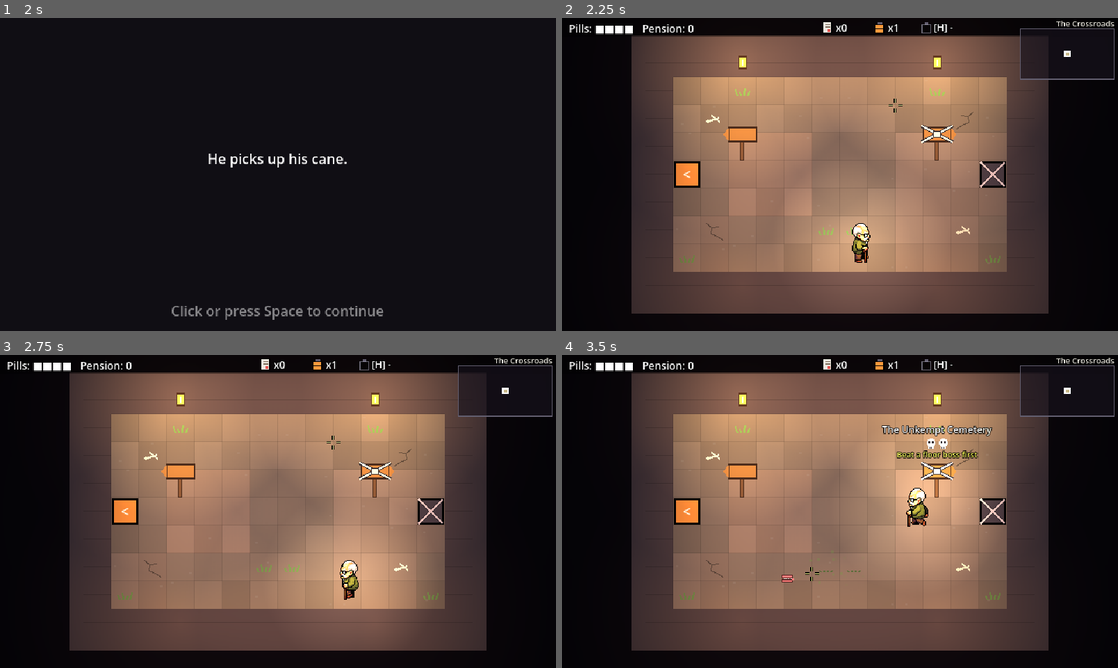
Above: before the commit, frames 1-4 (two rows, left to right).
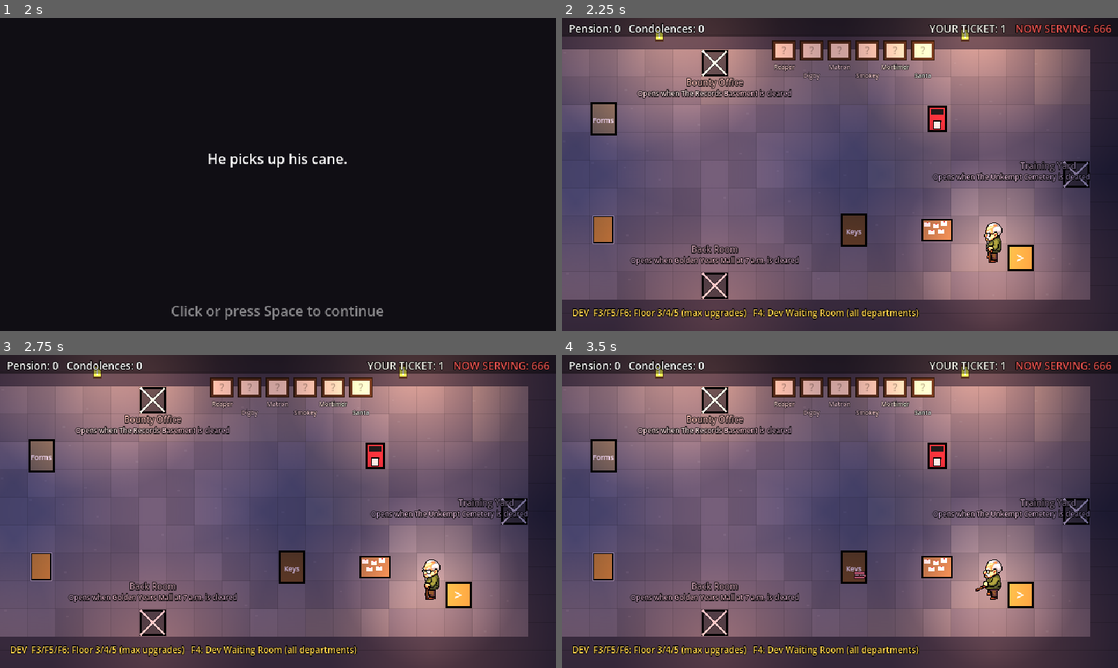
Above: after the commit, the same moments.

Repository: B1nKaTa/game
Game: Godot game, scene res://scenes/boot.tscn
Same seed, same stepped clock (60 frames per second), same inputs: the game is played once before the commit and once after it.
Inputs (mouse positions are in pixels of both pictures, inside the frame that each line leads up to):
- Up to frame 1 (2 s): tap Space (dodge) at 0.5, 1.25, 1.55 s; move the mouse to (400, 158) at 0.52 s; press the mouse at (400, 158) at 0.53 s; hold D (move_right) 0.53-1.28 s; tap Enter (ui_accept) at 0.77, 1.52 s; tap Q (bomb) at 0.8, 1.35 s; move the mouse to (166, 190) at 1.27 s; release the mouse at (166, 190) at 1.28 s; hold S (move_down) from 1.28 s (still down)
- Up to frame 2 (2.25 s): tap Space (dodge) at 2 s; move the mouse to (895, 105) at 2.02 s; release S (move_down) at 2.03 s; hold D (move_right) from 2.03 s (still down); hold Space (dodge) from 2.03 s (still down)
- Up to frame 3 (2.75 s): keep holding D (move_right); keep holding Space (dodge); tap E (interact) at 2.3 s
- Up to frame 4 (3.5 s): move the mouse to (812, 574) at 2.77 s; release D (move_right) at 2.78 s; release Space (dodge) at 2.78 s; hold W (move_up) from 2.78 s (still down); tap E (interact) at 2.85 s; click (812, 574) at 2.92 s; tap Enter (ui_accept) at 3.02 s; right-click (812, 574) at 3.05 s

Frame 1 is identical in both runs. In frame 2, 95% of the frame differs, in the area x 0-100%, y 0-100%; in frame 3, 95%; in frame 4, 96%.
Error after the commit: Parse Error: Could not resolve class "ShipRoll", because of a parser error. (res://scripts/world/ship_deck.gd:30)

Commit message:
Add the rolling deck hazard for the Last Resort Cruise
A layout opts in with ship_rolls. Every nine seconds a horn and a big
arrow warn of the side, then Grandpa, walkers and loose pickups slide
that way for two seconds. Dodges, running charges and bosses keep their
footing, the deck by each door stays steady, and a boss can order a
harder roll. Written and tested in code only: nothing has been run.

Co-Authored-By: Claude Opus 5.5 <noreply@anthropic.com>

Diff:
--- a/scripts/actors/enemy.gd
+++ b/scripts/actors/enemy.gd
@@ -276,6 +276,8 @@
 		velocity += _push
 	if rides_strips() and is_inside_tree():
 		velocity += ConveyorStrip.carry_at(get_tree(), global_position)
+	if slides_with_roll() and is_inside_tree():
+		velocity += ShipDeck.slide_at(get_tree(), global_position)
 	_knockback = _knockback.lerp(Vector2.ZERO, minf(KNOCKBACK_DECAY * delta, 1.0))
 	move_and_slide()
 	if def.ignores_walls or submerged:
@@ -349,6 +351,11 @@
 # and something bolted to a wall never moves.
 func rides_strips() -> bool:
 	return def != null and not def.ignores_walls and not def.wall_mounted and not submerged and not _holding_lane
+
+
+# A rolling deck slides whatever walks on it, as a strip carries it, but a boss keeps its footing.
+func slides_with_roll() -> bool:
+	return rides_strips() and not def.is_boss
 
 
 # A dash or charge calls this each frame it runs, so a strip never carries it off the lane it warned.
--- a/scripts/actors/player.gd
+++ b/scripts/actors/player.gd
@@ -359,6 +359,8 @@
 		# An escalator strip carries him on top of his walk. A dodge goes where it is aimed instead.
 		if _feet != null and is_inside_tree():
 			velocity += ConveyorStrip.carry_at(get_tree(), _feet.global_position)
+			# A rolling deck slides him too. A dodge holds him where it is aimed instead.
+			velocity += ShipDeck.slide_at(get_tree(), _feet.global_position)
 		if not _visual.is_playing_once():
 			_visual.play("walk" if input != Vector2.ZERO else "idle")
 	if _push_left > 0.0:
--- a/scripts/content/room_layout.gd
+++ b/scripts/content/room_layout.gd
@@ -148,6 +148,9 @@
 @export var rows: PackedStringArray = []
 # The room's escalator strips reverse every few seconds, after a chime. Old layouts have none.
 @export var strips_reverse: bool = false
+# The Last Resort Cruise: the room's deck rolls every few seconds, after a horn. It lays no tile, so it
+# has no symbol. Old layouts never roll.
+@export var ship_rolls: bool = false
 
 
 # The way a strip symbol runs, or zero for anything else.
--- /dev/null
+++ b/scripts/core/ship_roll.gd
@@ -0,0 +1,75 @@
+class_name ShipRoll
+extends RefCounted
+
+# When the ship rolls. Each period the deck lies quiet, then the horn sounds and an arrow shows the side
+# for `horn` seconds, and for the last `slide` seconds of the period everyone on the deck slides that
+# way. The deck only ever tips to port or to starboard, left or right. An offset moves the whole cycle
+# later, so neighbouring rooms never roll in step. The roll never hurts anyone.
+enum { QUIET, HORN, SLIDE }
+
+const PERIOD := 9.0
+const HORN := 1.5
+const SLIDE := 2.0
+# How fast the roll carries whoever stands on the deck, on top of their own walk. Grandpa walks at
+# 120, so he can still walk against it, slowly.
+const SPEED := 70.0
+const SIDES: Array[Vector2] = [Vector2.LEFT, Vector2.RIGHT]
+
+var period := PERIOD
+var horn := HORN
+var slide := SLIDE
+var offset := 0.0
+
+
+func _init(period_seconds := PERIOD, horn_seconds := HORN, slide_seconds := SLIDE, offset_seconds := 0.0) -> void:
+	period = maxf(period_seconds, 0.01)
+	slide = clampf(slide_seconds, 0.0, period)
+	horn = clampf(horn_seconds, 0.0, period - slide)
+	offset = offset_seconds
+
+
+# How far into its period the deck is, from 0 up to the period.
+func phase_at(time: float) -> float:
+	return fposmod(time - offset, period)
+
+
+func state_at(time: float) -> int:
+	var phase := phase_at(time)
+	if phase >= period - slide:
+		return SLIDE
+	if phase >= period - slide - horn:
+		return HORN
+	return QUIET
+
+
+# Which roll a moment belongs to, counting up from 0. The horn and the slide of one roll share it.
+func roll_index(time: float) -> int:
+	return floori((time - offset) / period)
+
+
+# How far the horn's warning has filled, from 0 as it sounds to 1 as the slide starts.
+func horn_progress(time: float) -> float:
+	if state_at(time) != HORN or horn <= 0.0:
+		return 0.0
+	return clampf((phase_at(time) - (period - slide - horn)) / horn, 0.0, 1.0)
+
+
+# How many horns sound after `from` and no later than `to`, so each roll is announced exactly once
+# however the frames fall.
+func horns_between(from: float, to: float) -> int:
+	if to <= from:
+		return 0
+	var first := period - slide - horn
+	return floori((to - offset - first) / period) - floori((from - offset - first) / period)
+
+
+# Which way roll number `index` tips, fixed by the room's seed, so it reads the same every time.
+static func side_for(index: int, seed_value: int) -> Vector2:
+	return SIDES[0] if RoomDecor.noise(Vector2i(index, 17), seed_value) < 0.5 else SIDES[1]
+
+
+# What the deck adds to a walk in a state: the side at its speed while sliding, and nothing otherwise.
+static func slide_velocity(state: int, side: Vector2, speed: float) -> Vector2:
+	if state != SLIDE or side.is_zero_approx():
+		return Vector2.ZERO
+	return side.normalized() * speed
--- /dev/null
+++ b/scripts/world/cruise_props.gd
@@ -0,0 +1,17 @@
+class_name CruiseProps
+extends RefCounted
+
+# What a room of the Last Resort Cruise builds beyond the usual props: the rolling deck in a room whose
+# layout rolls. RoomView calls build once, from _create_props, so its own code stays as it was.
+
+
+static func build(view: RoomView, layout: RoomLayout, _palette: RoomPalette) -> void:
+	if layout.ship_rolls:
+		var deck := ShipDeck.new()
+		deck.setup(layout, view._room.decor_seed, view.clear_spot, view._player)
+		view.add_child(deck)
+
+
+# Anything a cruise attack leaves in the room for a while, which a stored room must clear.
+static func is_passing_effect(_child: Node) -> bool:
+	return false
--- a/scripts/world/room_view.gd
+++ b/scripts/world/room_view.gd
@@ -168,6 +168,9 @@
 # Anything an attack or a blast leaves in the room for a while. A new one must be added here, or it
 # freezes mid-way in a stored room and goes on when Grandpa comes back.
 static func is_passing_effect(child: Node) -> bool:
+	# The Last Resort Cruise
+	if CruiseProps.is_passing_effect(child):
+		return true
 	return (child is Projectile or child is DeathBurst or child is Thermos or child is EnemyBlast
 		or child is SummonMark or child is GroundStrike or child is LightsOut or child is SteamJet
 		or child is Shockwave or child is FlameBurst or child is PipeRing or child is CollectionPlate
@@ -453,6 +456,8 @@
 			strip.setup(Vector2(RoomLayout.strip_direction(symbol)), layout.strips_reverse)
 			strip.position = RoomBackdrop.cell_center(cell)
 			add_child(strip)
+	# The Last Resort Cruise: its deck props and, in a room that rolls, the rolling deck.
+	CruiseProps.build(self, layout, palette)
 
 
 func _place_prop(prop: BreakableBlock, cell: Vector2i) -> void:
--- /dev/null
+++ b/scripts/world/ship_deck.gd
@@ -0,0 +1,236 @@
+class_name ShipDeck
+extends Node2D
+
+# The rolling deck of one room on the cruise. Every nine seconds or so the ship's horn sounds and a big
+# arrow shows the side, then for two seconds everyone on the deck slides that way: Grandpa, every
+# walker and every loose pickup. It never hurts anyone. A dodge holds Grandpa where he is, a running
+# charge holds its lane, and bosses never slide. The deck beside each door stays steady, so nobody is
+# ever carried through a door or arrives sliding. A floor boss can order a harder roll, which sounds
+# its own horn first, as the ship's roll does. The deck lies at the room's origin and draws its warning
+# high above the room, over the dark and every prop.
+const GROUP := "ship_decks"
+# Within this far of a door cell's middle the deck holds steady.
+const DOOR_CALM := 80.0
+# The arrow stands this far above Grandpa's feet, so it is on screen wherever he is.
+const ARROW_ABOVE := 62.0
+const ARROW_LENGTH := 44.0
+const ARROW_WIDTH := 26.0
+const HORN_TEXT := "HOOONK!"
+const CHEVRON_EVERY := 4
+const CHEVRON_SIZE := 7.0
+const ARROW := Color("fff6d8")
+const ARROW_EDGE := Color("1b2a3a")
+const ARROW_HARD := Color("ff9a3c")
+const CHEVRON := Color(1.0, 0.96, 0.85, 0.3)
+
+var _layout: RoomLayout
+var _player: Node2D
+var _clear_spot: Callable
+var _seed := 0
+var _roll := ShipRoll.new()
+var _time := 0.0
+var _crawl := 0.0
+# A boss's order: its own horn, then a harder slide that way.
+var _forced_side := Vector2.ZERO
+var _forced_horn := 0.0
+var _forced_left := 0.0
+var _forced_speed := 0.0
+var _forced_horn_time := 1.0
+
+
+# What the decks under a point add to a walk there, from a list of decks, so tests need no tree.
+static func slide_from(decks: Array, point: Vector2) -> Vector2:
+	var total := Vector2.ZERO
+	for deck in decks:
+		if is_instance_valid(deck):
+			total += deck.slide_at_point(point)
+	return total
+
+
+static func slide_at(tree: SceneTree, point: Vector2) -> Vector2:
+	if tree == null:
+		return Vector2.ZERO
+	return slide_from(tree.get_nodes_in_group(GROUP), point)
+
+
+# Every rolling deck in the room, so a boss can order a harder roll.
+static func decks_in(tree: SceneTree) -> Array:
+	return tree.get_nodes_in_group(GROUP) if tree != null else []
+
+
+# The layout's door cells keep the deck steady, the seed sets when and which way it rolls, and
+# clear_spot, when given, says where a sliding pickup may come to rest: a spot it returns unchanged.
+func setup(layout: RoomLayout, seed_value: int, clear_spot := Callable(), player: Node2D = null) -> void:
+	_layout = layout
+	_seed = seed_value
+	_clear_spot = clear_spot
+	_player = player
+	_roll = ShipRoll.new(ShipRoll.PERIOD, ShipRoll.HORN, ShipRoll.SLIDE, fposmod(float(seed_value) * 0.37, ShipRoll.PERIOD))
+
+
+func _ready() -> void:
+	add_to_group(GROUP)
+	z_index = Enemy.WARNING_Z
+
+
+func _physics_process(delta: float) -> void:
+	advance(delta)
+	_slide_pickups(delta)
+	queue_redraw()
+
+
+# Moves the deck's own clock on, and a boss's order with it.
+func advance(delta: float) -> void:
+	_time += delta
+	if _forced_left > 0.0:
+		_forced_left = maxf(_forced_left - delta, 0.0)
+		_forced_horn = maxf(_forced_horn - delta, 0.0)
+	var current := slide()
+	if not current.is_zero_approx():
+		_crawl = fposmod(_crawl + current.length() * delta, float(RoomBackdrop.TILE * CHEVRON_EVERY))
+
+
+# A boss's order: the horn sounds for `horn` seconds, then everyone slides `side` at `speed` for
+# `seconds`. While it runs it stands in for the ship's own roll.
+func force_roll(side: Vector2, horn: float, seconds: float, speed: float) -> void:
+	_forced_side = side.normalized() if not side.is_zero_approx() else Vector2.LEFT
+	_forced_horn = maxf(horn, 0.0)
+	_forced_horn_time = maxf(horn, 0.01)
+	_forced_left = _forced_horn + maxf(seconds, 0.0)
+	_forced_speed = speed
+
+
+func is_forced() -> bool:
+	return _forced_left > 0.0
+
+
+func state() -> int:
+	if _forced_left > 0.0:
+		return ShipRoll.HORN if _forced_horn > 0.0 else ShipRoll.SLIDE
+	return _roll.state_at(_time)
+
+
+func is_warning() -> bool:
+	return state() == ShipRoll.HORN
+
+
+func side() -> Vector2:
+	if _forced_left > 0.0:
+		return _forced_side
+	return ShipRoll.side_for(_roll.roll_index(_time), _seed)
+
+
+func speed() -> float:
+	return _forced_speed if _forced_left > 0.0 else ShipRoll.SPEED
+
+
+# How far the horn's warning has filled, from 0 to 1.
+func horn_progress() -> float:
+	if _forced_left > 0.0:
+		return clampf(1.0 - _forced_horn / _forced_horn_time, 0.0, 1.0) if _forced_horn > 0.0 else 0.0
+	return _roll.horn_progress(_time)
+
+
+func slide() -> Vector2:
+	return ShipRoll.slide_velocity(state(), side(), speed())
+
+
+# What the deck adds to a walk at a point in the room, which is nothing beside a door.
+func slide_at_point(point: Vector2) -> Vector2:
+	var current := slide()
+	if current.is_zero_approx() or near_a_door(point):
+		return Vector2.ZERO
+	return current
+
+
+func near_a_door(point: Vector2) -> bool:
+	if _layout == null:
+		return false
+	var local := point - position
+	for door_side in RoomLayout.SIDES:
+		if local.distance_to(RoomBackdrop.cell_center(_layout.door_cell(door_side))) < DOOR_CALM:
+			return true
+	return false
+
+
+# Whether a sliding pickup may come to rest at a point: open floor, and never on or beside a door
+# cell, since Grandpa arrives standing on a door and would take it unseen.
+func pickup_can_rest(point: Vector2) -> bool:
+	if _layout == null:
+		return true
+	var cell := Vector2i(floori(point.x / RoomBackdrop.TILE), floori(point.y / RoomBackdrop.TILE))
+	if _layout.touches_a_door(cell):
+		return false
+	if _clear_spot.is_valid():
+		var spot: Vector2 = _clear_spot.call(point)
+		return spot.is_equal_approx(point)
+	return not _layout.is_solid_at(cell)
+
+
+# Coins, Slips and the like that lie loose slide too. A chest, a ware for sale or a coin already flying
+# to Grandpa stays where it is.
+func _slide_pickups(delta: float) -> void:
+	var current := slide()
+	if current.is_zero_approx() or get_parent() == null:
+		return
+	for child in get_parent().get_children():
+		var pickup := child as Pickup
+		if pickup == null or pickup is Chest or pickup.requires_interact or pickup.is_flying() or pickup.is_queued_for_deletion():
+			continue
+		var next := pickup.position + current * delta
+		if pickup_can_rest(next):
+			pickup.position = next
+
+
+func _draw() -> void:
+	var now := state()
+	if now == ShipRoll.QUIET or _layout == null:
+		return
+	var way := side()
+	var hard := is_forced()
+	_draw_chevrons(way, now == ShipRoll.SLIDE)
+	if not is_instance_valid(_player):
+		return
+	var feet: Vector2 = _player.feet().global_position if _player.has_method("feet") else _player.global_position
+	var at := feet - position + Vector2(0.0, -ARROW_ABOVE)
+	var grow := 1.0
+	if now == ShipRoll.HORN:
+		grow = 0.8 + 0.2 * horn_progress() + 0.08 * sin(_time * 18.0)
+	_draw_arrow(at, way, grow * (1.25 if hard else 1.0), ARROW_HARD if hard else ARROW)
+	if now == ShipRoll.HORN:
+		var font := ThemeDB.fallback_font
+		var width := font.get_string_size(HORN_TEXT, HORIZONTAL_ALIGNMENT_LEFT, -1, 12).x
+		var text_at := at + Vector2(-width / 2.0, -ARROW_WIDTH * 0.75)
+		draw_string_outline(font, text_at, HORN_TEXT, HORIZONTAL_ALIGNMENT_LEFT, -1, 12, 4, ARROW_EDGE)
+		draw_string(font, text_at, HORN_TEXT, HORIZONTAL_ALIGNMENT_LEFT, -1, 12, ARROW_HARD if hard else ARROW)
+
+
+# A big block arrow pointing the way the deck tips, outlined dark so it reads on the palest planks.
+func _draw_arrow(at: Vector2, way: Vector2, scale_by: float, color: Color) -> void:
+	var length := ARROW_LENGTH * scale_by
+	var width := ARROW_WIDTH * scale_by
+	var shape := PackedVector2Array([
+		Vector2(-length / 2.0, -width * 0.2), Vector2(length * 0.1, -width * 0.2), Vector2(length * 0.1, -width / 2.0),
+		Vector2(length / 2.0, 0.0),
+		Vector2(length * 0.1, width / 2.0), Vector2(length * 0.1, width * 0.2), Vector2(-length / 2.0, width * 0.2)])
+	draw_set_transform(at, way.angle())
+	draw_colored_polygon(shape, color)
+	draw_polyline(shape + PackedVector2Array([shape[0]]), ARROW_EDGE, 3.0)
+	draw_set_transform(Vector2.ZERO)
+
+
+# Faint chevrons across the whole deck, still while the horn sounds and drifting with the slide.
+func _draw_chevrons(way: Vector2, moving: bool) -> void:
+	var size := _layout.size_in_cells()
+	var tile := float(RoomBackdrop.TILE)
+	var shift := (_crawl if moving else 0.0) * signf(way.x)
+	for row in range(2, size.y - 1, CHEVRON_EVERY):
+		for column in range(1, size.x, CHEVRON_EVERY):
+			var x := fposmod(column * tile + shift, size.x * tile)
+			if x < tile or x > (size.x - 1) * tile:
+				continue
+			var at := Vector2(x, row * tile + tile / 2.0)
+			var tip := at + way * CHEVRON_SIZE
+			var back := at - way * CHEVRON_SIZE
+			var across := way.orthogonal() * CHEVRON_SIZE
+			draw_polyline(PackedVector2Array([back + across, tip, back - across]), CHEVRON, 2.0)
--- /dev/null
+++ b/tests/test_cruise_hazard.gd
@@ -0,0 +1,211 @@
+extends TestCase
+
+
+func _room(rolls := true) -> RoomLayout:
+	var rows := ["#".repeat(20)]
+	for y in range(1, 10):
+		rows.append("#" + ".".repeat(18) + "#")
+	rows.append("#".repeat(20))
+	rows[4] = rows[4].substr(0, 9) + "H" + rows[4].substr(10)
+	rows[6] = rows[6].substr(0, 12) + "O" + rows[6].substr(13)
+	var layout := RoomLayout.new()
+	layout.room_type = RoomLayout.TYPE_HEALING
+	layout.rows = PackedStringArray(rows)
+	layout.ship_rolls = rolls
+	return layout
+
+
+func _load(id: String) -> EnemyDef:
+	return load("res://data/enemies/%s.tres" % id)
+
+
+# A deck moved on until its own roll has started to slide.
+func _sliding_deck(seed_value := 5) -> ShipDeck:
+	var deck := ShipDeck.new()
+	deck.setup(_room(), seed_value)
+	for i in 400:
+		if deck.state() == ShipRoll.SLIDE:
+			break
+		deck.advance(0.05)
+	return deck
+
+
+# --- the roll's timing ---
+
+func test_the_deck_lies_quiet_then_the_horn_sounds_then_it_slides() -> void:
+	var roll := ShipRoll.new(9.0, 1.5, 2.0, 0.0)
+	assert_eq(roll.state_at(1.0), ShipRoll.QUIET)
+	assert_eq(roll.state_at(5.4), ShipRoll.QUIET)
+	assert_eq(roll.state_at(5.6), ShipRoll.HORN, "the horn first")
+	assert_eq(roll.state_at(6.9), ShipRoll.HORN)
+	assert_eq(roll.state_at(7.1), ShipRoll.SLIDE, "then the slide")
+	assert_eq(roll.state_at(8.9), ShipRoll.SLIDE)
+	assert_eq(roll.state_at(9.1), ShipRoll.QUIET, "and quiet again")
+	assert_near(roll.horn_progress(5.5 + 0.75), 0.5)
+
+
+func test_the_roll_follows_the_spec() -> void:
+	assert_near(ShipRoll.PERIOD, 9.0)
+	assert_near(ShipRoll.SLIDE, 2.0)
+	assert_true(ShipRoll.HORN >= 1.0, "the horn leaves time to brace")
+	assert_true(ShipRoll.SPEED < PlayerStats.BASE_SPEED * 0.75, "he can still walk against it")
+	assert_true(ShipRoll.SPEED * ShipRoll.SLIDE >= RoomBackdrop.TILE * 3.0, "it carries him a real way")
+
+
+func test_the_roll_repeats_and_an_offset_moves_it() -> void:
+	var roll := ShipRoll.new(9.0, 1.5, 2.0, 0.0)
+	for lap in 5:
+		var start := lap * 9.0
+		assert_eq(roll.state_at(start + 2.0), ShipRoll.QUIET, "lap %d" % lap)
+		assert_eq(roll.state_at(start + 6.0), ShipRoll.HORN, "lap %d" % lap)
+		assert_eq(roll.state_at(start + 8.0), ShipRoll.SLIDE, "lap %d" % lap)
+		assert_eq(roll.roll_index(start + 6.0), roll.roll_index(start + 8.0), "the horn and its slide are one roll")
+	var later := ShipRoll.new(9.0, 1.5, 2.0, 4.5)
+	assert_eq(later.state_at(8.0), ShipRoll.QUIET, "half a period later it is quiet")
+	assert_eq(later.state_at(12.5), ShipRoll.SLIDE)
+
+
+func test_the_horn_always_sounds_before_each_slide() -> void:
+	for offset in [0.0, 1.3, 4.5, 8.9]:
+		var roll := ShipRoll.new(ShipRoll.PERIOD, ShipRoll.HORN, ShipRoll.SLIDE, offset)
+		var last := roll.state_at(0.0)
+		var time := 0.0
+		for step in 2000:
+			time += 0.02
+			var now := roll.state_at(time)
+			if now == ShipRoll.SLIDE and last != ShipRoll.SLIDE:
+				assert_eq(last, ShipRoll.HORN, "offset %f at %f" % [offset, time])
+			last = now
+
+
+func test_each_horn_is_counted_once_however_the_frames_fall() -> void:
+	var roll := ShipRoll.new(9.0, 1.5, 2.0, 0.0)
+	var horns := 0
+	var time := 0.0
+	for frame in 3000:
+		var step := 0.016 if frame % 3 != 0 else 0.041
+		horns += roll.horns_between(time, time + step)
+		time += step
+	assert_eq(horns, floori((time - 5.5) / 9.0) + 1)
+	assert_eq(roll.horns_between(5.0, 5.0), 0)
+
+
+func test_the_deck_tips_only_to_port_or_starboard_and_both_come() -> void:
+	for seed_value in [1, 7, 42, 900]:
+		var seen := {}
+		for index in 40:
+			var side := ShipRoll.side_for(index, seed_value)
+			assert_true(side == Vector2.LEFT or side == Vector2.RIGHT, str(side))
+			assert_eq(side, ShipRoll.side_for(index, seed_value), "the seed fixes it")
+			seen[side] = true
+		assert_eq(seen.size(), 2, "seed %d rolls both ways" % seed_value)
+
+
+func test_the_deck_only_moves_anyone_while_it_slides() -> void:
+	assert_true(ShipRoll.slide_velocity(ShipRoll.QUIET, Vector2.LEFT, 70.0).is_zero_approx())
+	assert_true(ShipRoll.slide_velocity(ShipRoll.HORN, Vector2.LEFT, 70.0).is_zero_approx(), "the horn only warns")
+	assert_true(ShipRoll.slide_velocity(ShipRoll.SLIDE, Vector2.LEFT, 70.0).is_equal_approx(Vector2(-70, 0)))
+
+
+# --- the deck in a room ---
+
+func test_a_rolling_deck_slides_the_middle_of_the_room_but_never_by_a_door() -> void:
+	var layout := _room()
+	var deck := _sliding_deck()
+	assert_eq(deck.state(), ShipRoll.SLIDE)
+	var middle := RoomBackdrop.cell_center(Vector2i(5, 3))
+	var slide := ShipDeck.slide_from([deck], middle)
+	assert_near(slide.length(), ShipRoll.SPEED)
+	assert_true(absf(slide.y) < 0.001, "port or starboard only")
+	for side in RoomLayout.SIDES:
+		var door := RoomBackdrop.cell_center(layout.door_cell(side))
+		assert_true(ShipDeck.slide_from([deck], door).is_zero_approx(), "steady at the door %s" % str(side))
+		assert_true(ShipDeck.slide_from([deck], door + Vector2(side) * -40.0).is_zero_approx(), "and just inside it")
+	assert_true(ShipDeck.slide_at(null, middle).is_zero_approx(), "no tree, no deck")
+	deck.free()
+
+
+func test_a_room_rolls_only_when_its_layout_says_so() -> void:
+	assert_false(RoomLayout.new().ship_rolls, "old layouts never roll")
+	assert_true(_room().ship_rolls)
+
+
+func test_a_boss_order_sounds_the_horn_first_then_slides_harder() -> void:
+	var deck := ShipDeck.new()
+	deck.setup(_room(), 3)
+	deck.force_roll(Vector2.LEFT, 1.2, 2.5, ShipRoll.SPEED * 2.0)
+	assert_true(deck.is_forced())
+	assert_eq(deck.state(), ShipRoll.HORN, "warned as the ship's own roll is")
+	assert_true(deck.slide().is_zero_approx())
+	deck.advance(0.6)
+	assert_near(deck.horn_progress(), 0.5)
+	deck.advance(0.7)
+	assert_eq(deck.state(), ShipRoll.SLIDE)
+	assert_true(deck.slide().is_equal_approx(Vector2.LEFT * ShipRoll.SPEED * 2.0))
+	deck.advance(2.6)
+	assert_false(deck.is_forced(), "and then the ship rolls as before")
+	deck.free()
+
+
+func test_the_roll_never_costs_a_pill() -> void:
+	var empty: Array[UpgradeDef] = []
+	var run := RunState.new(empty, {})
+	var pills := run.health.pills
+	var deck := ShipDeck.new()
+	deck.setup(_room(), 9)
+	for i in 800:
+		deck.advance(0.05)
+	deck.force_roll(Vector2.RIGHT, 1.0, 2.0, 200.0)
+	deck.advance(4.0)
+	assert_eq(run.health.pills, pills)
+	assert_false(deck.has_method("hit_target") or deck.has_method("damage"), "a deck has no way to hurt")
+	deck.free()
+
+
+func test_walkers_slide_but_bosses_and_running_charges_never_do() -> void:
+	var orderly := Enemy.new()
+	orderly.setup(_load("orderly"), null, 0.5)
+	assert_true(orderly.slides_with_roll(), "a walker slides")
+	orderly.hold_lane()
+	assert_false(orderly.slides_with_roll(), "a running charge holds its lane")
+	orderly.free()
+	for id in ["mortimer_grimsby", "reverend", "mall_santa"]:
+		var boss := Enemy.new()
+		boss.setup(_load(id), null, 0.5)
+		assert_false(boss.slides_with_roll(), "%s keeps his footing" % id)
+		boss.free()
+	var ghost := Enemy.new()
+	ghost.setup(_load("soot_ghost"), null, 0.5)
+	if ghost.def.ignores_walls:
+		assert_false(ghost.slides_with_roll(), "a ghost floats over the deck")
+	ghost.free()
+
+
+func test_a_dodge_holds_grandpa_and_only_his_walk_slides() -> void:
+	var source := FileAccess.get_file_as_string("res://scripts/actors/player.gd")
+	var dodge := source.find("velocity = _dodge_direction * DODGE_SPEED")
+	var slide := source.find("ShipDeck.slide_at(")
+	var push := source.find("if _push_left > 0.0:\r\n\t\tvelocity += _push")
+	if push < 0:
+		push = source.find("if _push_left > 0.0:\n\t\tvelocity += _push")
+	assert_true(dodge > 0 and slide > dodge, "the slide is added in the walk, after the dodge's own branch")
+	assert_true(push > slide, "and inside the walk, before any gust")
+
+
+func test_loose_pickups_never_come_to_rest_on_a_door_or_a_solid_cell() -> void:
+	var layout := _room()
+	var deck := ShipDeck.new()
+	deck.setup(layout, 1)
+	assert_true(deck.pickup_can_rest(RoomBackdrop.cell_center(Vector2i(6, 3))))
+	assert_false(deck.pickup_can_rest(RoomBackdrop.cell_center(Vector2i(12, 6))), "a rock")
+	assert_false(deck.pickup_can_rest(RoomBackdrop.cell_center(Vector2i(0, 3))), "a wall")
+	for side in RoomLayout.SIDES:
+		assert_false(deck.pickup_can_rest(RoomBackdrop.cell_center(layout.door_cell(side))), "a door")
+		assert_false(deck.pickup_can_rest(RoomBackdrop.cell_center(layout.door_cell(side) - side)), "beside a door")
+	var open_everywhere := func(at: Vector2) -> Vector2: return at
+	var solid_everywhere := func(at: Vector2) -> Vector2: return at + Vector2(32, 0)
+	deck.setup(layout, 1, open_everywhere)
+	assert_true(deck.pickup_can_rest(RoomBackdrop.cell_center(Vector2i(12, 6))), "a broken rock opens its cell")
+	deck.setup(layout, 1, solid_everywhere)
+	assert_false(deck.pickup_can_rest(RoomBackdrop.cell_center(Vector2i(6, 3))))
+	deck.free()
